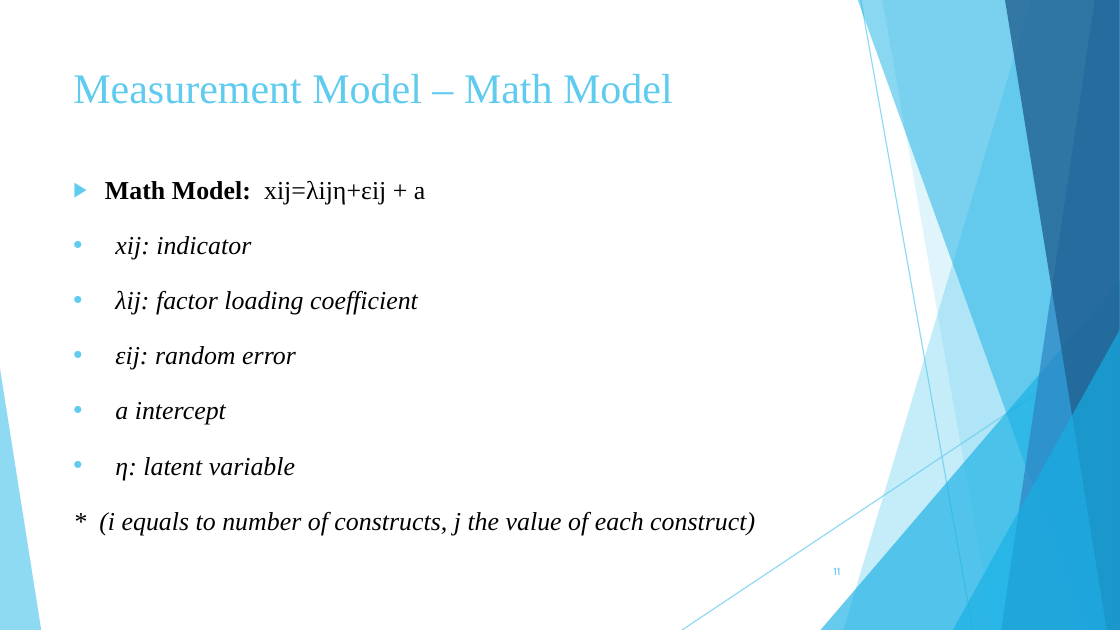
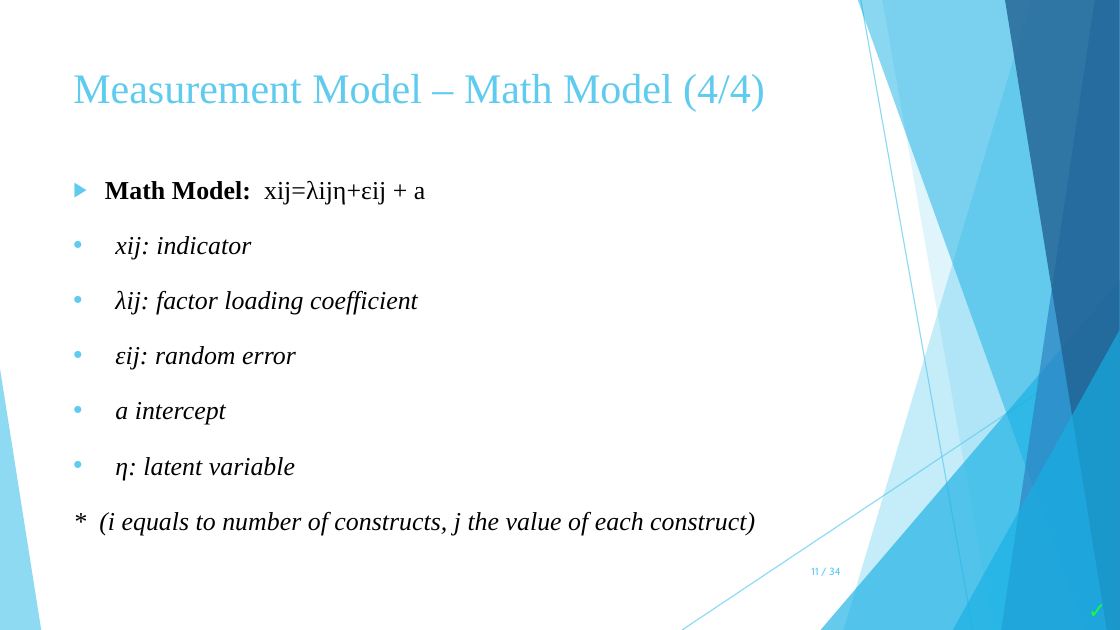
Before and after one commit to zoekelepiri/WineDataPrediction, a slide deck: slide 11 of Wine Data Set.pptx. Drawn at 1120x630 pixels with LibreOffice and Linux fonts; fonts in the diff are those of the drawing. Boxes give left, top, right and bottom in pixels: in the first picture for what was removed or moved away, otherwise in the second. Text is boxed around its words. In the diff, an @@ line names an element or a change of style, - is before the commit and + after.

```diff
--- a/Wine Data Set.pptx
+++ b/Wine Data Set.pptx
@@ title at box(73, 74, 765, 112): text changed @@
-Measurement Model – Math Model
+Measurement Model – Math Model (4/4)
@@ page number at box(811, 567, 841, 575): text changed @@
-11
+11 / 34
@@ text added at box(1077, 591, 1120, 629), 14 pt, text #13FF3A, bold @@
+✓
```
Also in this commit, not shown: 12 other slides changed, 21 slides added, 39 slides removed, 12 other files.
